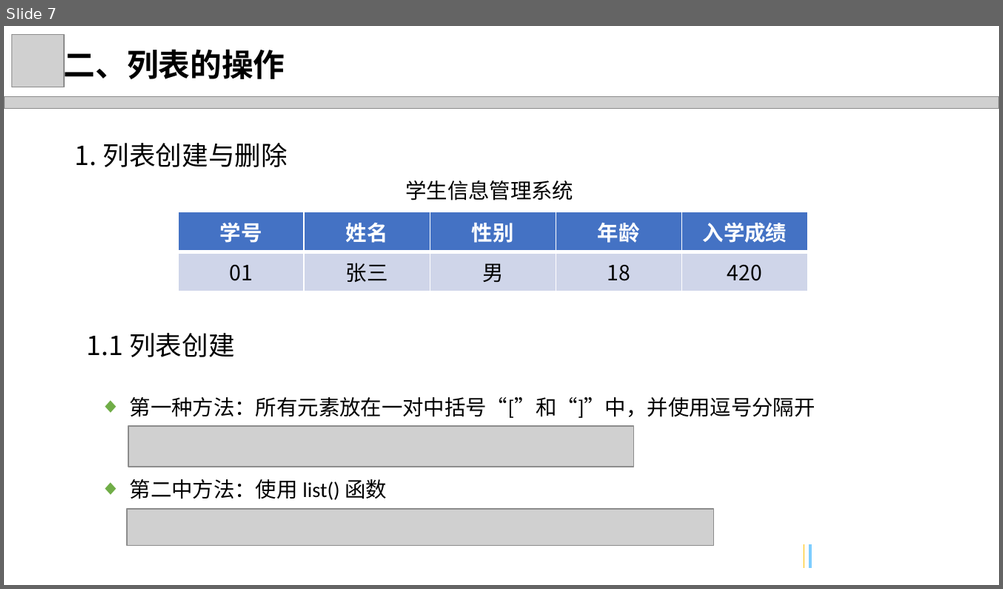
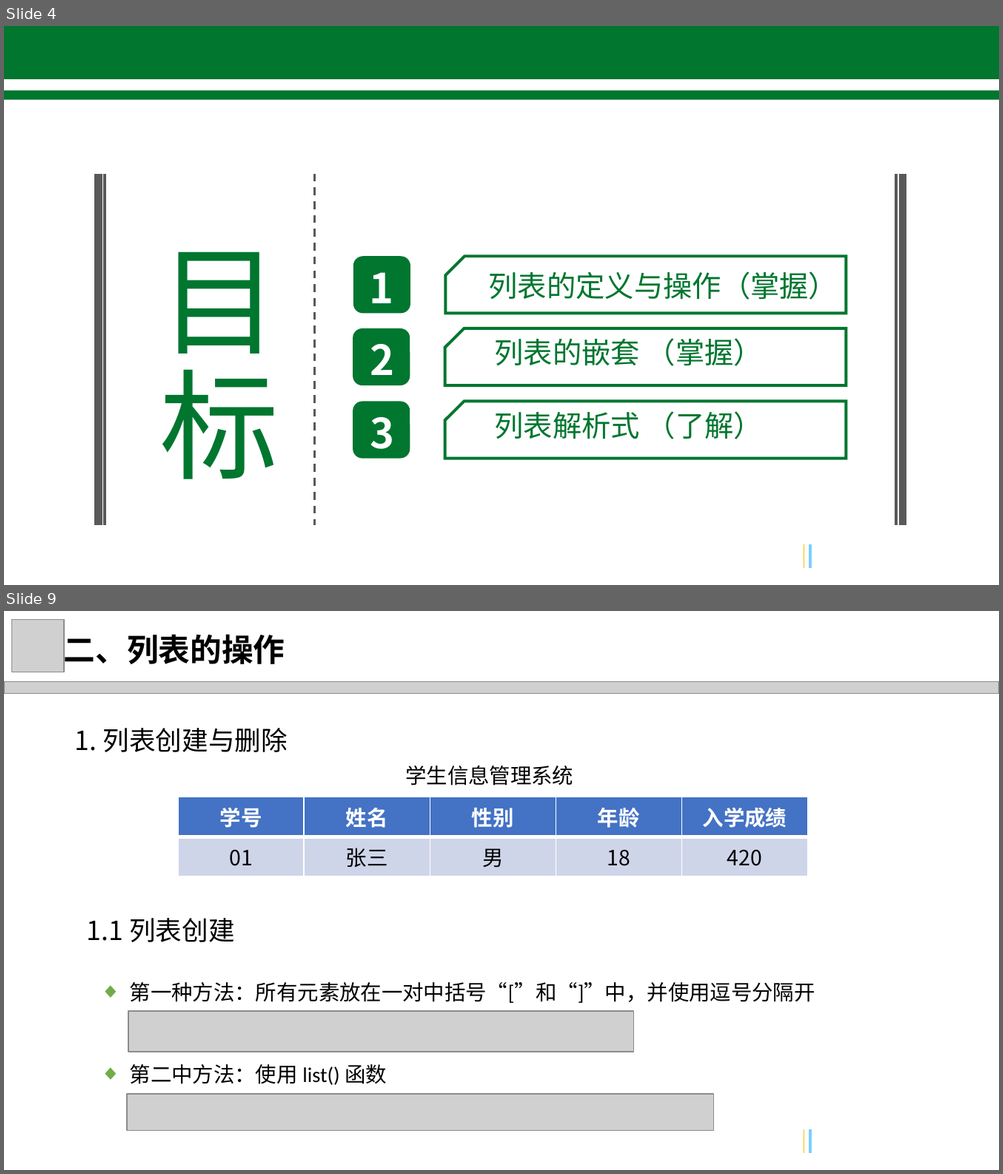
Before and after one commit to freeshow/LearningPython, a slide deck: Python 列表.pptx. Shown one above the other, each under a label of ours: slide 7 before the commit, slides 4 and 9 after it; the slides between them are not shown. The pictures are 1003x589 and 1003x1174 pixels, drawn with LibreOffice and Linux fonts; fonts in the diff are those of the drawing; grey boxes stand for pictures; background and template pictures are left out. Boxes give left, top, right and bottom in pixels: in the first picture for what was removed or moved away, otherwise in the second. Text is boxed around its words. In the diff, an @@ line names an element or a change of style, - is before the commit and + after.

```diff
--- a/Python 列表.pptx
+++ b/Python 列表.pptx
@@ slide 4 added at bbox=[4, 26, 999, 585], background #FFFFFF; not listed: 2 template elements that a slide beside it also shows @@
@@ rectangle added at bbox=[4, 26, 999, 100], fill #00762F @@
@@ rectangle added at bbox=[4, 79, 999, 90], fill #FFFFFF @@
@@ line added from (98, 174) to (98, 526), #595959 6 pt @@
@@ line added from (105, 174) to (105, 526), #595959 2.25 pt @@
@@ line added from (315, 174) to (315, 526), #595959 1.5 pt dashed @@
@@ line added from (896, 174) to (896, 526), #595959 2.25 pt @@
@@ line added from (903, 174) to (903, 526), #595959 6 pt @@
@@ text added at bbox=[160, 252, 279, 480], 90.5 pt, text #00762F @@
+目标
@@ rounded rectangle added at bbox=[353, 256, 410, 313], fill #00762F @@
@@ snip rect added at bbox=[446, 256, 846, 313], outline #00762F 2.25 pt @@
@@ text added at bbox=[369, 272, 393, 314], 31.5 pt, text #FFFFFF, bold @@
+1
@@ text added at bbox=[489, 272, 838, 300], 22 pt, text #00762F @@
+列表的定义与操作（掌握）
@@ rounded rectangle added at bbox=[353, 329, 410, 386], fill #00762F @@
@@ snip rect added at bbox=[445, 329, 846, 386], outline #00762F 2.25 pt @@
@@ snip rect added at bbox=[485, 330, 776, 375], 22 pt, text #00762F @@
+列表的嵌套 （掌握）
@@ text added at bbox=[370, 344, 394, 386], 31.5 pt, text #FFFFFF, bold @@
+2
@@ rounded rectangle added at bbox=[353, 401, 410, 458], fill #00762F @@
@@ snip rect added at bbox=[445, 401, 846, 458], outline #00762F 2.25 pt @@
@@ text added at bbox=[370, 417, 394, 459], 31.5 pt, text #FFFFFF, bold @@
+3
@@ snip rect added at bbox=[485, 403, 806, 448], 22 pt, text #00762F @@
+列表解析式 （了解）
@@ what was slide 7 is now slide 9 @@
```
Also in this commit, not shown: 10 slides changed, 1 other slide added, 2 slides removed, 5 other files.
